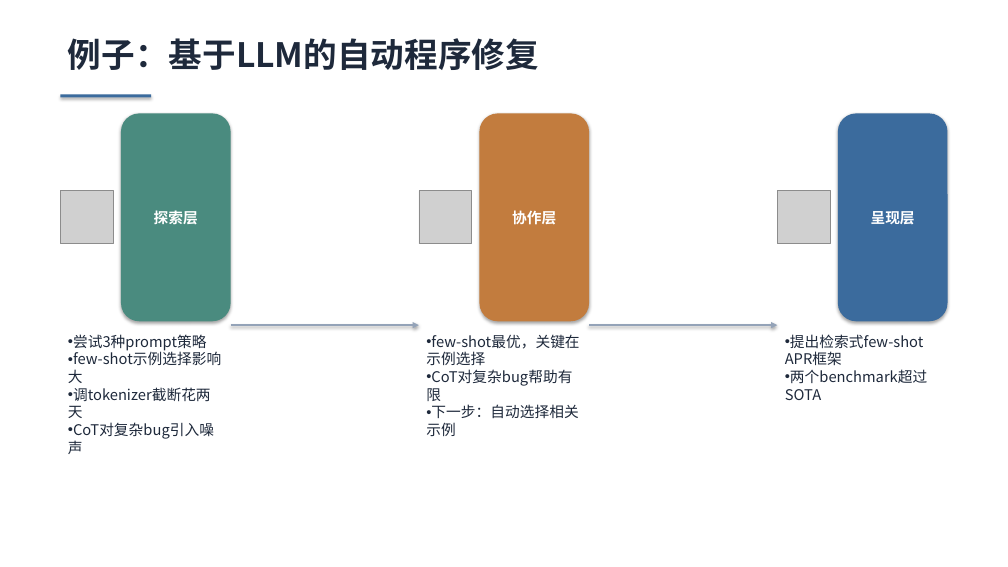
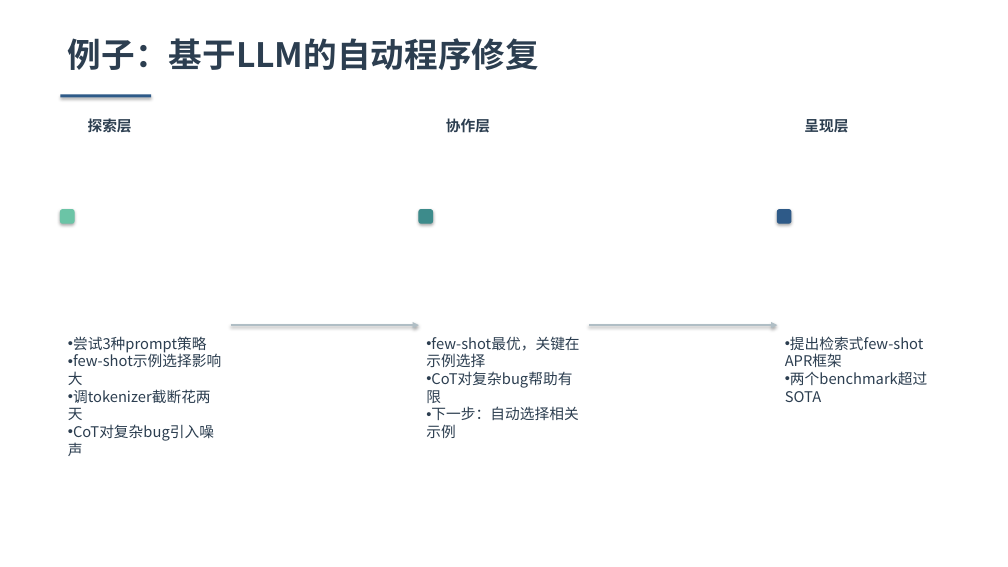
Before and after one commit to Lincyaw/paperops, a slide deck: slide 5 of examples/communication_friction/communication_friction.pptx. Drawn at 1008x567 pixels with LibreOffice and Linux fonts; fonts in the diff are those of the drawing; grey boxes stand for pictures. Boxes give left, top, right and bottom in pixels: in the first picture for what was removed or moved away, otherwise in the second. Text is boxed around its words. In the diff, an @@ line names an element or a change of style, - is before the commit and + after.

```diff
--- a/examples/communication_friction/communication_friction.pptx
+++ b/examples/communication_friction/communication_friction.pptx
@@ rectangle at box(60, 95, 151, 98): fill #3B6B9D to #2E5A88 @@
@@ text "探索层": place and size @@
-text "探索层" at box(121, 113, 231, 321)
+text "探索层" at box(88, 117, 132, 136)
@@ text "探索层" at box(88, 117, 132, 136): text colour #FFFFFF to #2C3E50; alignment centre to left; vertical alignment middle to top; fill #4A8B7F to none; shadow off @@
@@ text "协作层": place and size @@
-text "协作层" at box(479, 113, 589, 321)
+text "协作层" at box(446, 118, 490, 132)
@@ text "协作层" at box(446, 118, 490, 132): text colour #FFFFFF to #2C3E50; alignment centre to left; vertical alignment middle to top; fill #C27C3E to none; shadow off @@
@@ text "呈现层": place and size @@
-text "呈现层" at box(838, 113, 948, 321)
+text "呈现层" at box(804, 119, 848, 132)
@@ text "呈现层" at box(804, 119, 848, 132): text colour #FFFFFF to #2C3E50; alignment centre to left; vertical alignment middle to top; fill #3B6B9D to none; shadow off @@
@@ picture removed at box(60, 191, 113, 243) @@
@@ rounded rectangle added at box(60, 209, 74, 223), fill #6BC4A6, outline #6BC4A6 1 pt @@
@@ picture removed at box(419, 191, 472, 243) @@
@@ rounded rectangle added at box(419, 209, 433, 223), fill #3D8B8B, outline #3D8B8B 1 pt @@
@@ picture removed at box(777, 191, 830, 243) @@
@@ rounded rectangle added at box(777, 209, 791, 223), fill #2E5A88, outline #2E5A88 1 pt @@
@@ arrow (231, 325) - (419, 325): stroke #94A3B8 1.5 pt to #B0BEC5 1.5 pt @@
@@ arrow (589, 325) - (777, 325): stroke #94A3B8 1.5 pt to #B0BEC5 1.5 pt @@
@@ text colour #1E293B to #2C3E50 in 4 elements at box(68, 38, 539, 70), box(73, 336, 221, 403), box(426, 337, 579, 438), box(785, 336, 927, 385) @@
```
Also in this commit, not shown: 19 other slides changed, 2 other files.
